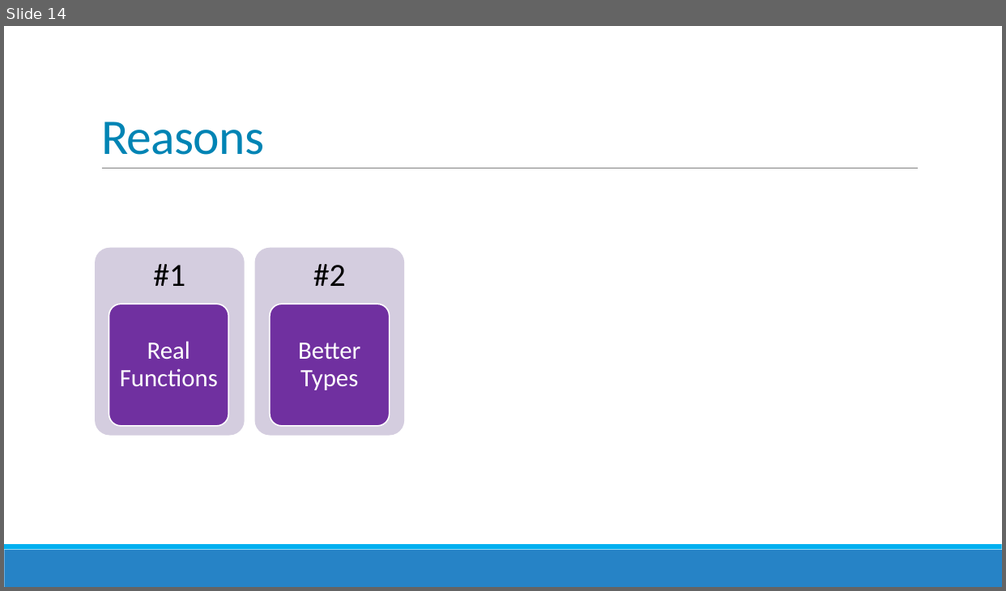
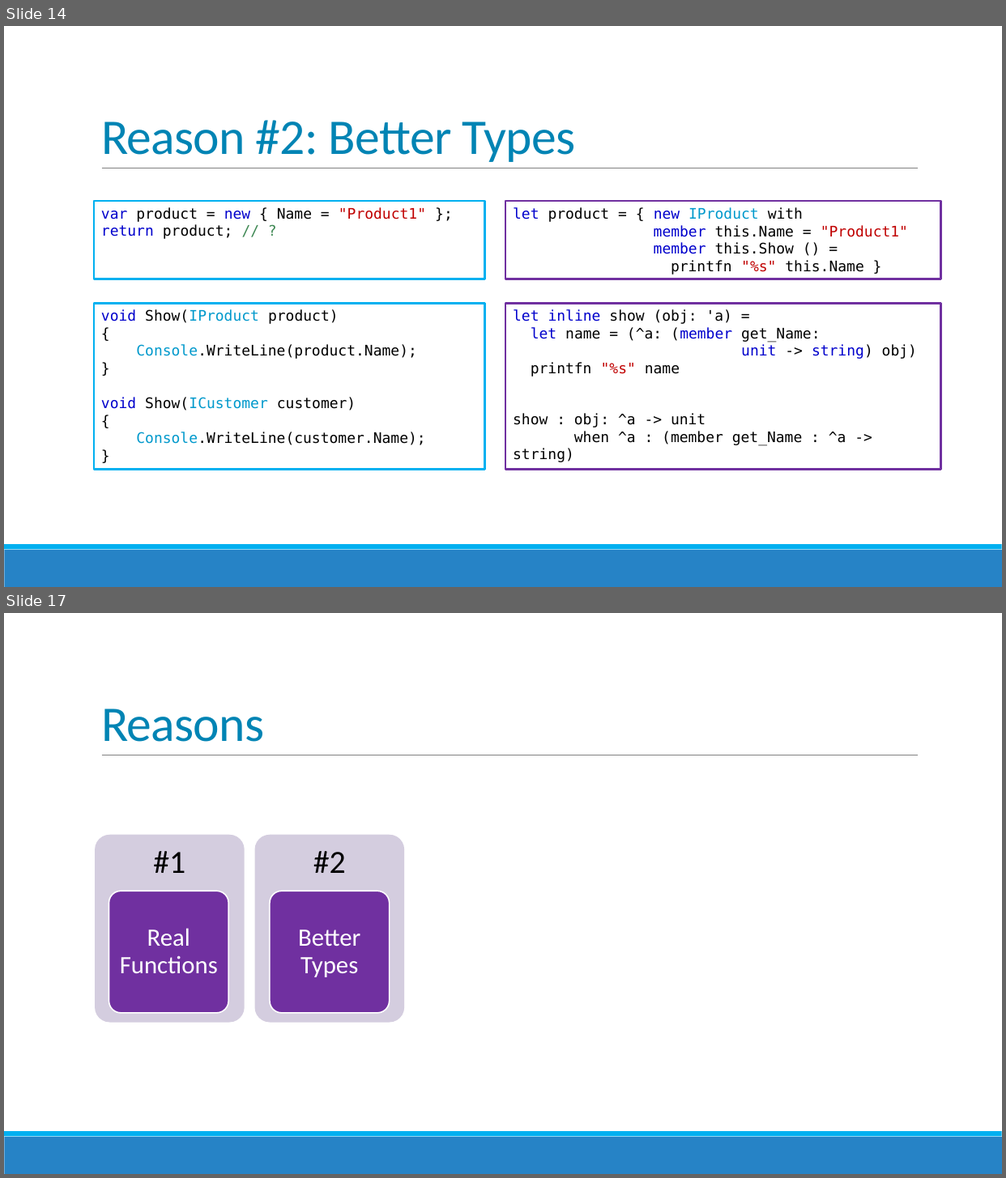
Before and after one commit to jorgef/fivereasons, a slide deck: FiveReasons.pptx. Shown one above the other, each under a label of ours: slide 14 before the commit, slides 14 and 17 after it; the slides between them are not shown. The pictures are 1006x591 and 1006x1178 pixels, drawn with LibreOffice and Linux fonts; fonts in the diff are those of the drawing. Boxes give left, top, right and bottom in pixels: in the first picture for what was removed or moved away, otherwise in the second. Text is boxed around its words. In the diff, an @@ line names an element or a change of style, - is before the commit and + after.

```diff
--- a/FiveReasons.pptx
+++ b/FiveReasons.pptx
@@ slide 14 added at (4, 26, 1002, 587), background #FFFFFF; not listed: 3 template elements that a slide beside it also shows @@
@@ title added at (101, 120, 576, 162), 48 pt, text #0084B4 @@
+Reason #2: Better Types
@@ rectangle added at (94, 201, 485, 279), fill #FFFFFF, outline #00B0F0 2 pt, 14 pt, text #000000 @@
+var product = new { Name = "Product1" };
+return product; // ?
@@ rectangle added at (505, 201, 940, 279), fill #FFFFFF, outline #7030A0 2 pt, 14 pt, text #000000 @@
+let product = { new IProduct with
+member this.Name = "Product1"
+member this.Show () =
+printfn "%s" this.Name }
@@ rectangle added at (94, 303, 485, 469), fill #FFFFFF, outline #00B0F0 2 pt, 14 pt, text #000000 @@
+void Show(IProduct product)
+{
+Console.WriteLine(product.Name);
+}
+void Show(ICustomer customer)
+{
+Console.WriteLine(customer.Name);
+}
@@ rectangle added at (505, 303, 940, 469), fill #FFFFFF, outline #7030A0 2 pt, 14 pt, text #000000 @@
+let inline show (obj: 'a) =
+let name = (^a: (member get_Name:
+unit -> string) obj)
+printfn "%s" name
@@ text added at (513, 413, 846, 446), 14 pt, text #000000 @@
+show : obj: ^a -> unit
+when ^a : (member get_Name : ^a -> string)
@@ what was slide 14 is now slide 17 @@
```
Also in this commit, not shown: 15 slides changed, 2 other slides added, 5 other files.
